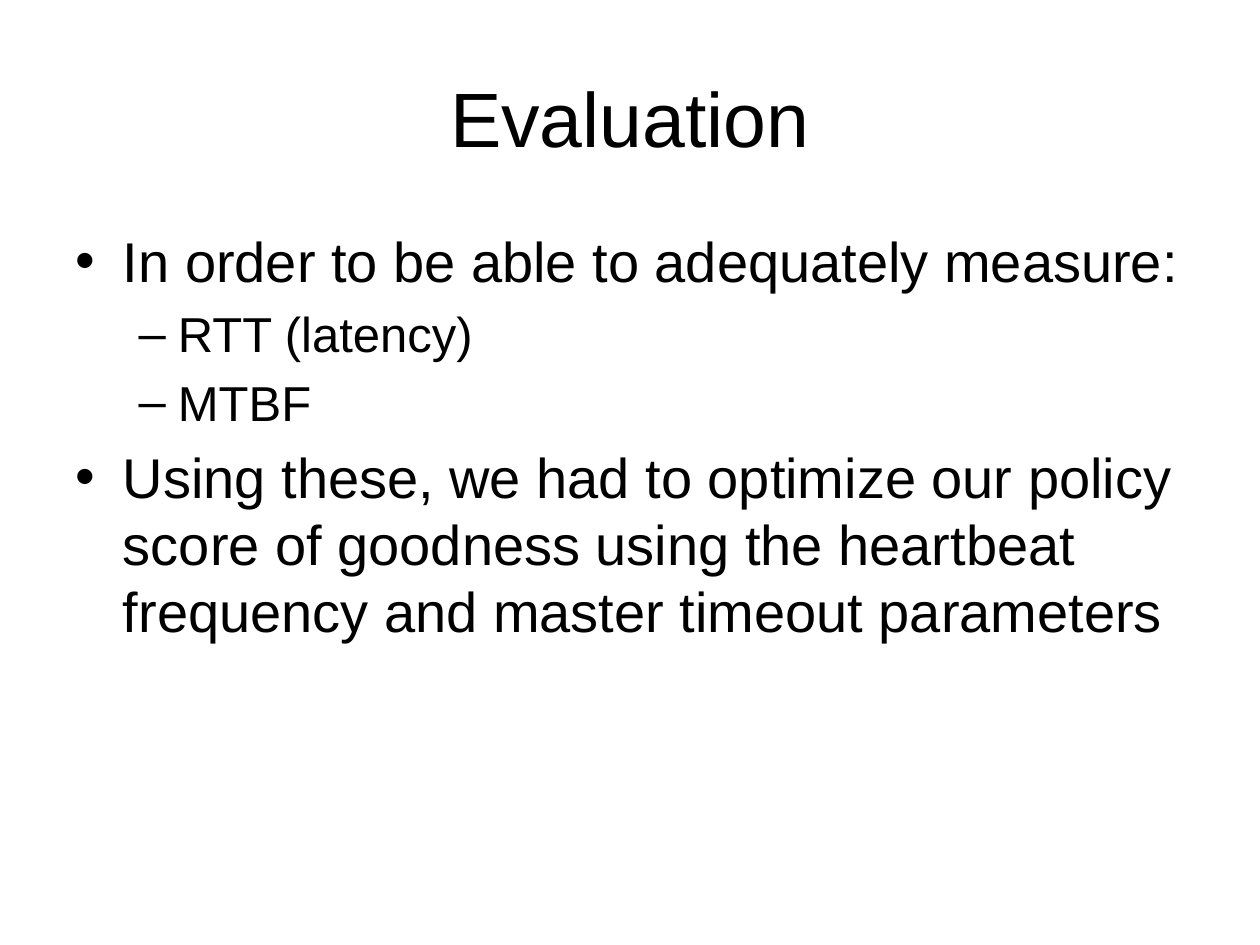
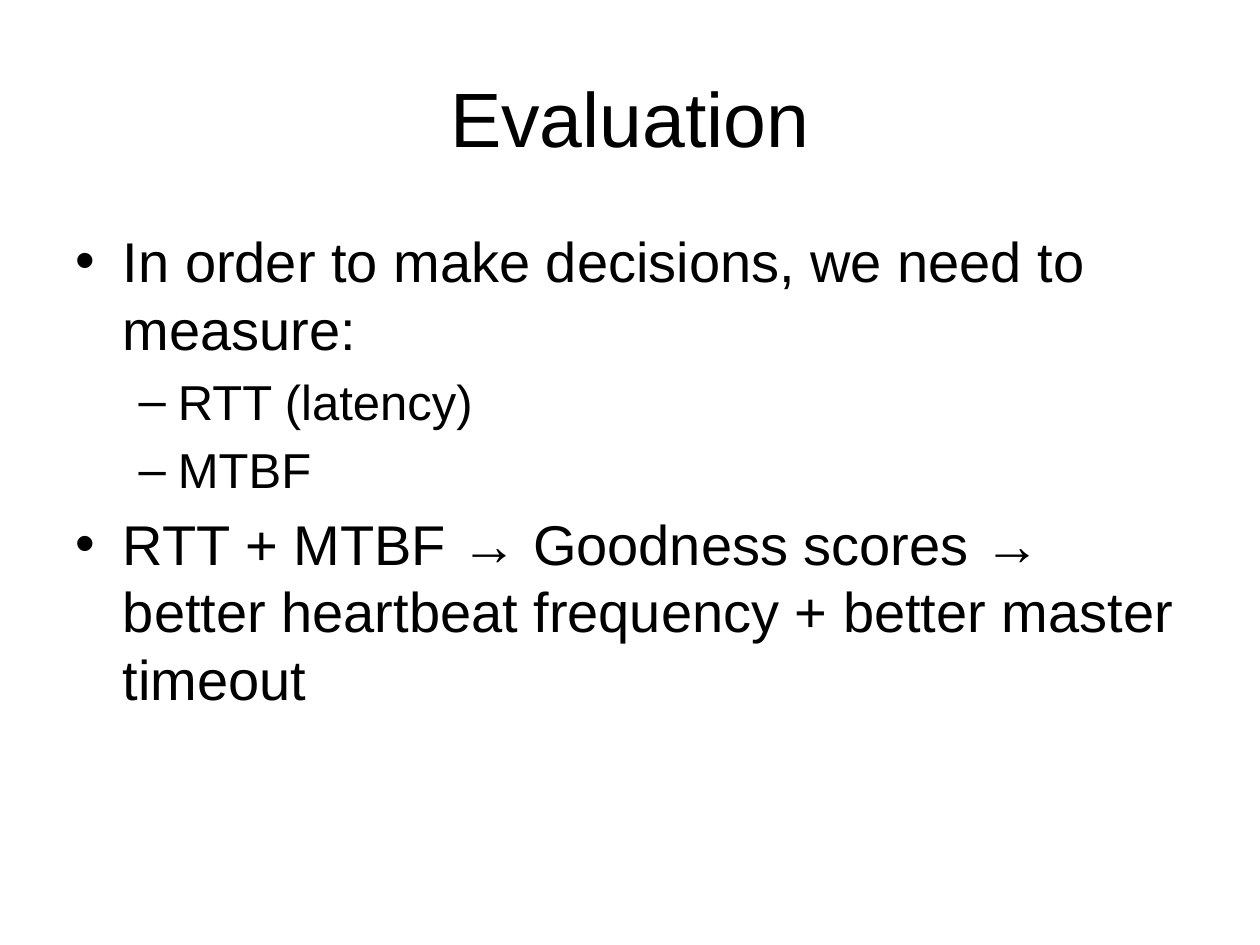
Before and after one commit to rdadolf/autopaxos, a slide deck: slide 9 of report/Presentation.pptx. Drawn at 1260x945 pixels with LibreOffice and Linux fonts; fonts in the diff are those of the drawing. Boxes give left, top, right and bottom in pixels: in the first picture for what was removed or moved away, otherwise in the second. Text is boxed around its words. In the diff, an @@ line names an element or a change of style, - is before the commit and + after.

```diff
--- a/report/Presentation.pptx
+++ b/report/Presentation.pptx
@@ text at (123,241,1085,351): text changed @@
-• In order to be able to adequately measure:
+• In order to make decisions, we need to measure:
@@ text at (123,524,1173,701): text changed @@
-• Using these, we had to optimize our policy score of goodness using the heartbeat frequency and master timeout parameters
+• RTT + MTBF → Goodness scores → better heartbeat frequency + better master timeout
```
Also in this commit, not shown: 2 other slides changed, 3 other files.
